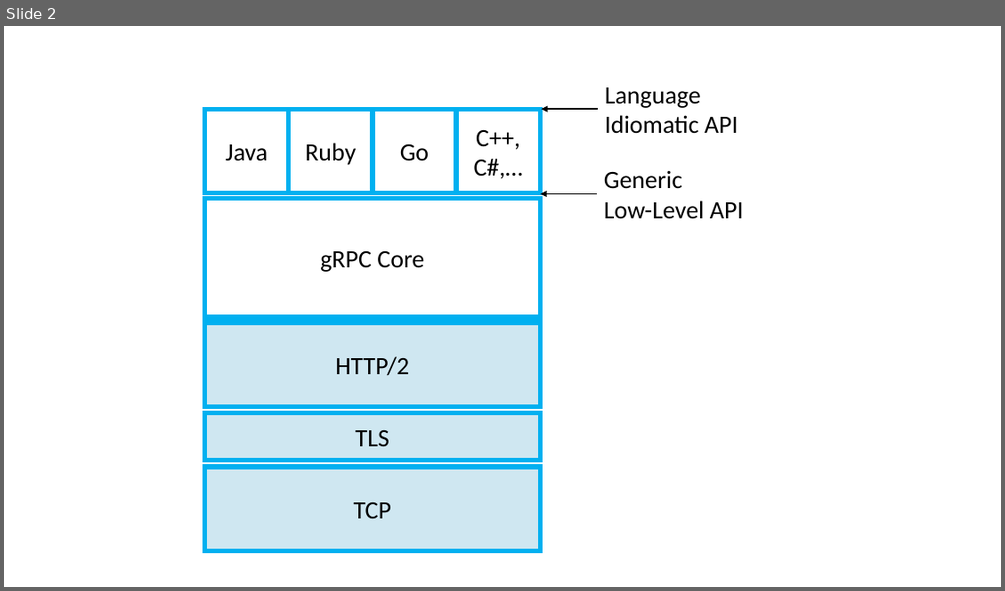
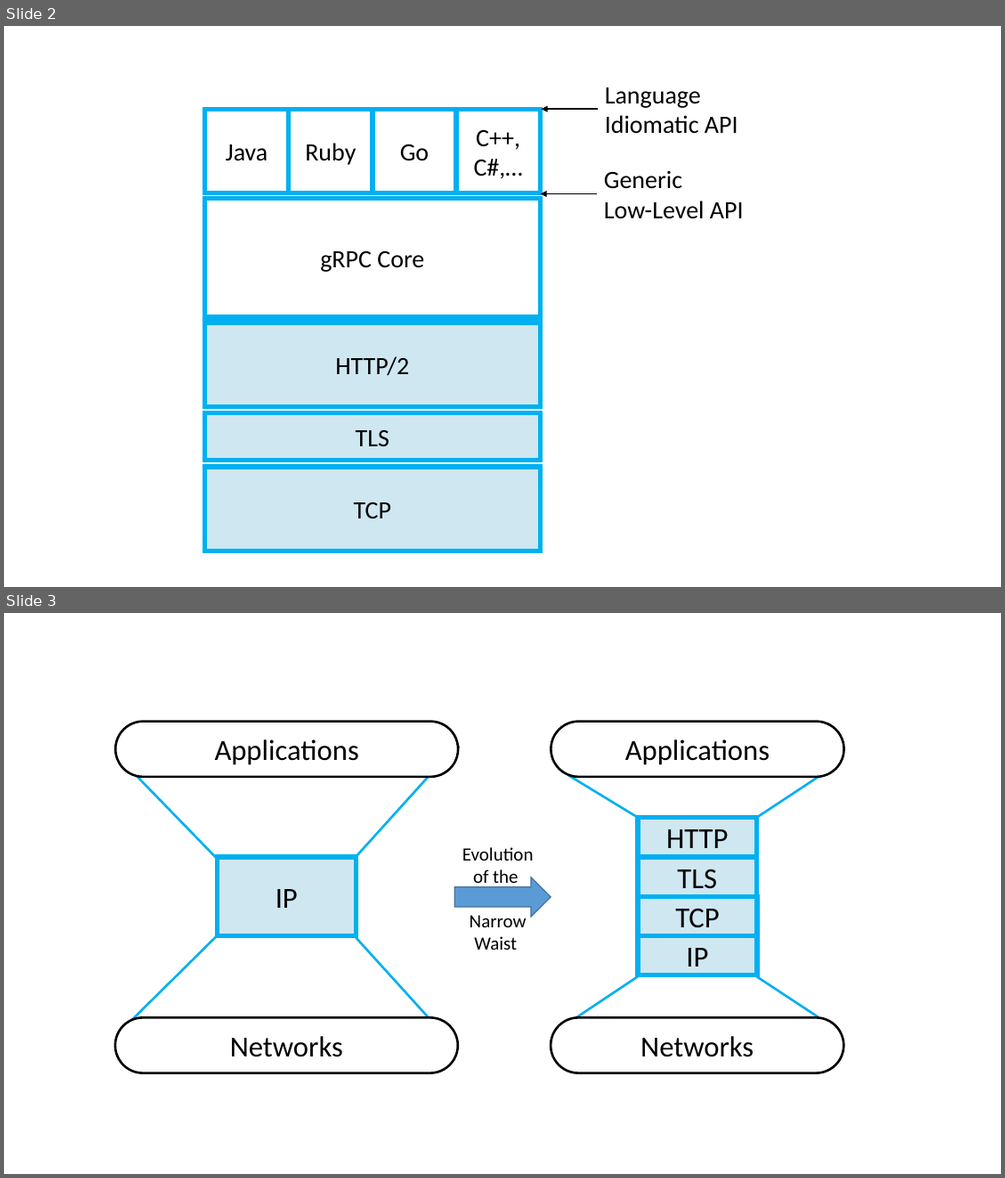
Before and after one commit to llpeterson/e2e, a slide deck: figures/rpc.pptx. Shown one above the other, each under a label of ours: slide 2 before the commit, slides 2 and 3 after it. The pictures are 1005x591 and 1005x1178 pixels, drawn with LibreOffice and Linux fonts; fonts in the diff are those of the drawing. Boxes give left, top, right and bottom in pixels: in the first picture for what was removed or moved away, otherwise in the second. Text is boxed around its words. In the diff, an @@ line names an element or a change of style, - is before the commit and + after.

```diff
--- a/figures/rpc.pptx
+++ b/figures/rpc.pptx
@@ slide 3 added at (4, 613, 1001, 1174), background #FFFFFF @@
@@ group added at (115, 722, 458, 1073): 4 lines, 2 rounded rectangles, 1 rectangle @@
+IP
+Networks
+Applications
@@ group added at (550, 722, 844, 1073): 4 rectangles, 4 lines, 2 rounded rectangles @@
+IP
+TCP
+TLS
+HTTP
+Networks
+Applications
@@ text added at (462, 847, 534, 888), 18 pt, text #000000 @@
+Evolution
+of the
@@ right arrow added at (455, 877, 550, 916), fill #5B9BD5, outline #43739E 1 pt @@
@@ text added at (469, 915, 526, 949), 18 pt, text #000000 @@
+Narrow
+Waist
```
Also in this commit, not shown: 4 other files.
